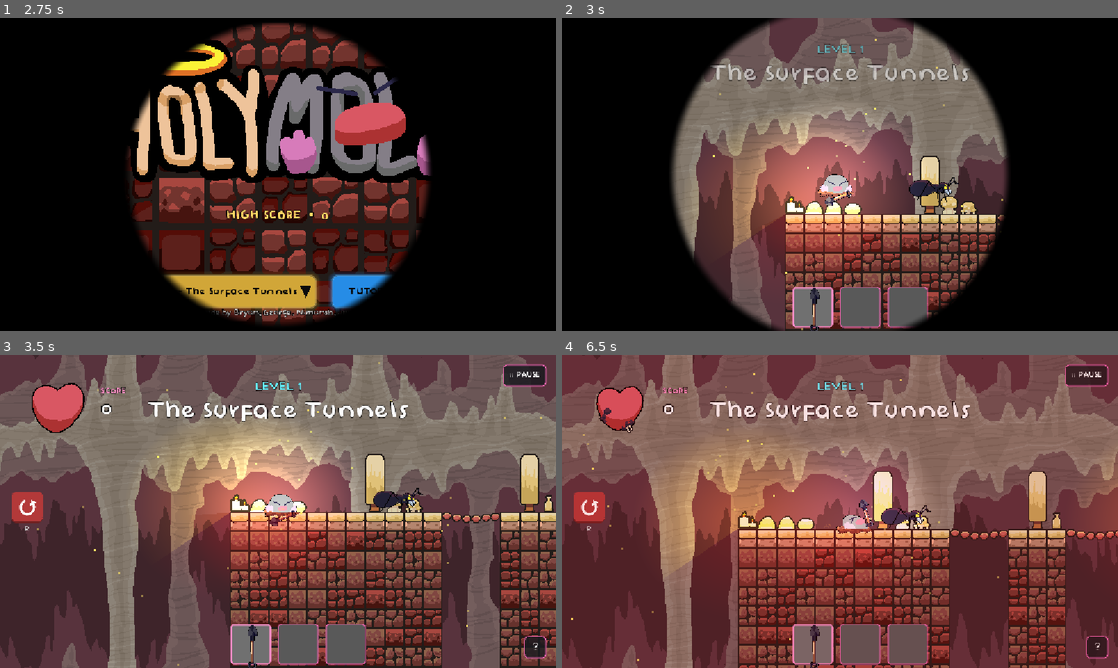
Above: before the commit, frames 1-4 (two rows, left to right).
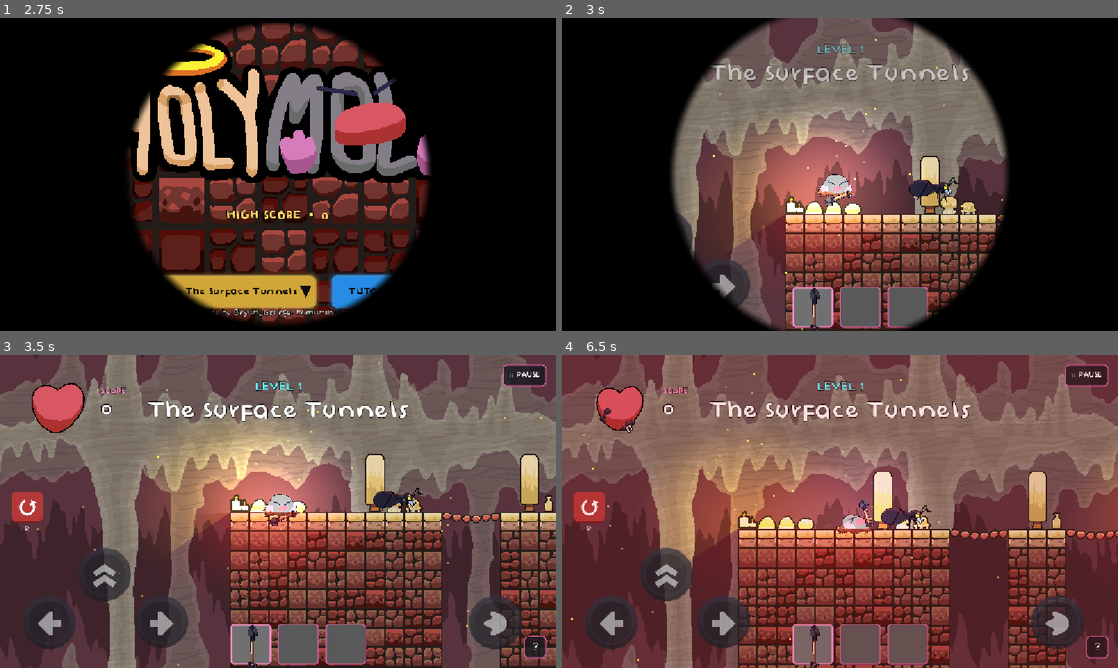
Above: after the commit, the same moments.

Repository: Geofoods/Holy-Moly
Game: Godot game, scene res://scenes/intro.tscn
Same seed, same stepped clock (60 frames per second), same inputs: the game is played once before the commit and once after it. Sound files missing from this copy of the repository are replaced by a short silence.
Inputs (mouse positions are in pixels of both pictures, inside the frame that each line leads up to):
- Up to frame 1 (2.75 s): tap Enter (ui_accept) at 0.5, 0.77, 1.52 s; move the mouse to (400, 158) at 0.52 s; hold Right (ui_right) 0.53-1.28 s; tap E at 0.6 s; click (400, 158) at 0.67 s; move the mouse to (166, 190) at 1.27 s; hold Down (ui_down) 1.28-2 s; tap P at 1.35 s; click "PLAY" at 2 s
- Up to frame 2 (3 s): click "Level 1 - The Surface Tunnels" at 2.75 s
- Up to frame 3 (3.5 s): no input
- Up to frame 4 (6.5 s): click (589, 508) at 3.5 s; click (589, 508) at 4.25 s; click (589, 508) at 5 s; move the mouse to (895, 442) at 5.77 s; hold Right (ui_right) from 5.78 s (still down); tap E at 5.85 s

Frame 1 is identical in both runs. In frame 2, 0.7% of the frame differs, in the area x 20-34%, y 62-93%; in frame 3, 3.0%; in frame 4, 4.6%, in the area x 4-94%, y 61-94%.

Commit message:
hide mobile controls during pause and menus

Diff:
--- a/mobile_controls.tscn
+++ b/mobile_controls.tscn
@@ -4,11 +4,10 @@
 [ext_resource type="Texture2D" uid="uid://dkstsrqgpno8k" path="res://Defaulticons/icon_arrow.png" id="2_ui5ya"]
 [ext_resource type="Texture2D" uid="uid://cilxc57meeep6" path="res://Defaulticons/icon_jump.png" id="3_s3714"]
 [ext_resource type="Texture2D" uid="uid://8t0p77056nts" path="res://Defaulticons/icon_burst.png" id="4_wlcjf"]
-[ext_resource type="Script" path="res://scripts/mobile_controls.gd" id="6_ypwdh"]
+[ext_resource type="Script" uid="uid://duy5uodihb86" path="res://scripts/mobile_controls.gd" id="6_ypwdh"]
 
 [node name="mobile controls" type="CanvasLayer" unique_id=183254107]
 layer = 100
-visible = false
 script = ExtResource("6_ypwdh")
 
 [node name="left" type="TouchScreenButton" parent="." unique_id=591990078]
--- a/project.godot
+++ b/project.godot
@@ -27,6 +27,7 @@
 ComboManager="*res://scripts/combo_manager.gd"
 ScoreManager="*res://scripts/score_manager.gd"
 LevelMusic="*res://scripts/level_music.gd"
+MobileControls="*uid://cscwxuv4b0aul"
 
 [display]
 
--- /dev/null
+++ b/scripts/mobile_controls.gd
@@ -0,0 +1,17 @@
+extends CanvasLayer
+
+const MENU_SCENES := [
+	"res://scenes/intro.tscn",
+	"res://scenes/game_over.tscn",
+	"res://scenes/win_screen.tscn",
+]
+
+func _ready() -> void:
+	process_mode = Node.PROCESS_MODE_ALWAYS
+
+func _process(_delta: float) -> void:
+	var scene := get_tree().current_scene
+	if scene == null:
+		return
+	var in_menu: bool = MENU_SCENES.has(scene.scene_file_path)
+	visible = not get_tree().paused and not in_menu
Not shown, added: scripts/mobile_controls.gd.uid
